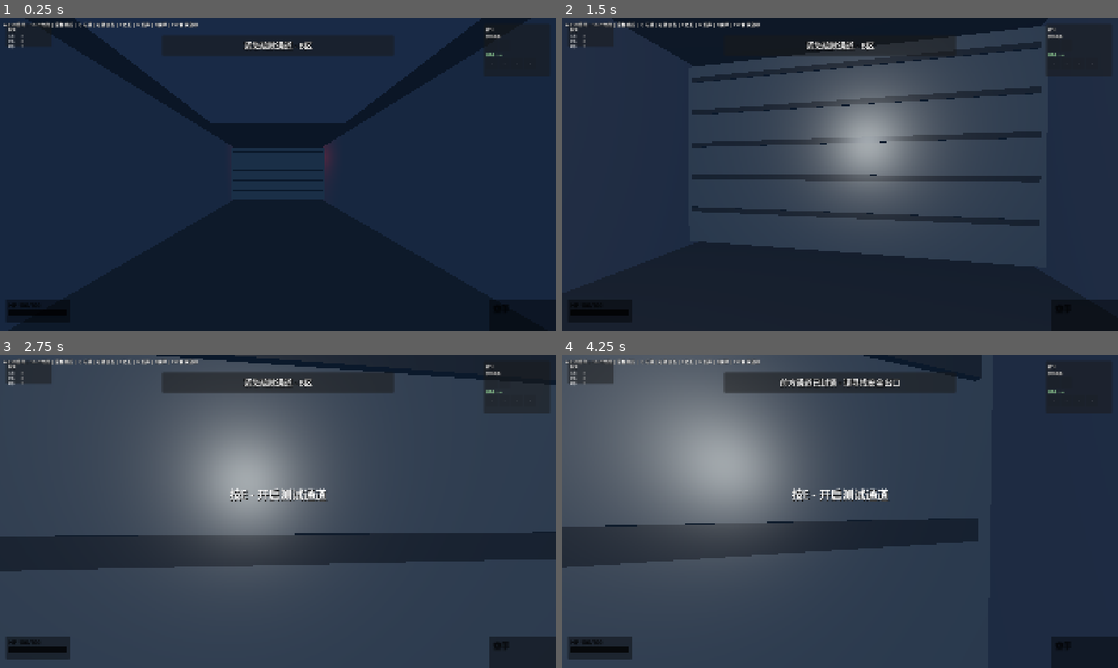
Above: before the commit, frames 1-4 (two rows, left to right).
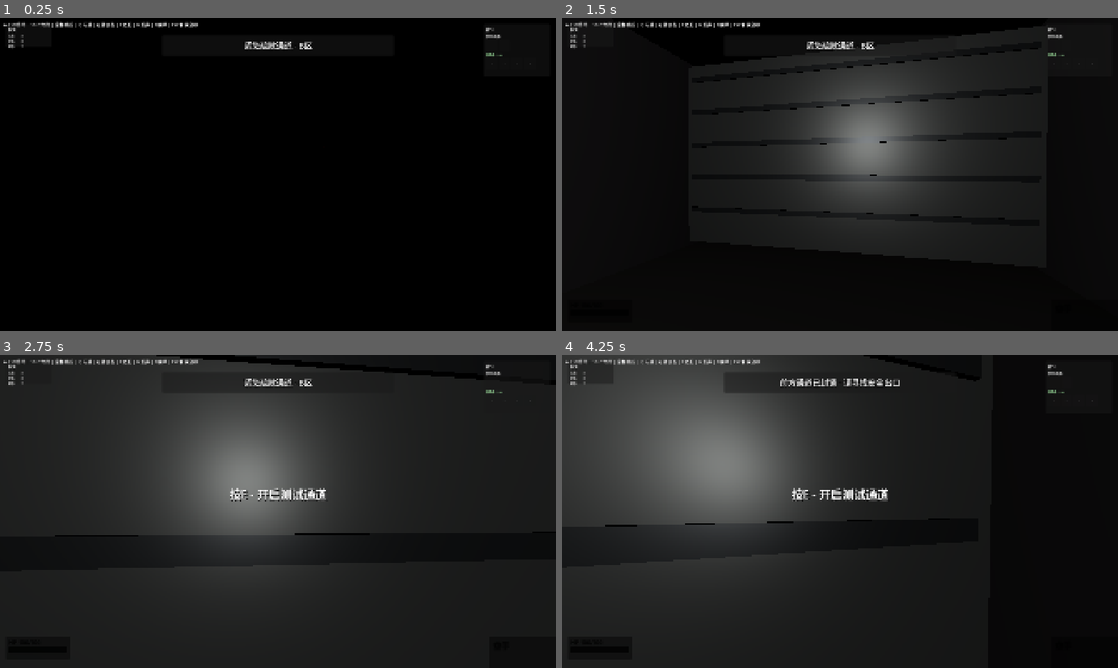
Above: after the commit, the same moments.

Repository: Potatopill98/let-s_go
Game: Godot game, scene res://scenes/level2_corridor.tscn
Same seed, same stepped clock (60 frames per second), same inputs: the game is played once before the commit and once after it. This scene is started directly instead of the project's main scene.
Inputs (mouse positions are in pixels of both pictures, inside the frame that each line leads up to):
- Up to frame 1 (0.25 s): no input
- Up to frame 2 (1.5 s): tap Enter at 0.5 s; move the mouse to (867, 174) at 0.52 s; hold E (interact) 0.53-1.28 s; hold W (move_forward) from 0.53 s (still down); click (867, 174) at 0.67 s; tap Space at 0.77 s; move the mouse to (812, 174) at 1.27 s; tap Q at 1.35 s
- Up to frame 3 (2.75 s): keep holding W (move_forward); tap Space at 1.52, 2 s; move the mouse to (289, 505) at 2.02 s; tap G at 2.1 s
- Up to frame 4 (4.25 s): keep holding W (move_forward); tap Enter at 2.75 s; move the mouse to (834, 517) at 2.77 s; tap 1 at 2.85 s; click (834, 517) at 2.92 s; tap Space at 3.02, 3.77 s; move the mouse to (878, 514) at 3.52 s; tap 2 at 3.6 s

The runs differ from the first frame. In frame 1, 98% of the frame differs, in the area x 0-100%, y 0-100%; in frame 2, 95%; in frame 3, 95%; in frame 4, 96%.

Commit message:
feat: 第二关极暗化 - 纯黑环境+红色警报灯闪烁+每扇门绿色安全通道灯
- 背景纯黑(BG_COLOR)+环境光完全关闭(energy=0, source=COLOR)
- 警报灯加发光灯管mesh(emission红), OmniLight energy 3->1 range 10->6, 灯本身可见但环境极暗
- 门上指引灯白色改红色(energy 0.3), 加入警报灯闪烁数组同步红闪
- 每扇门加绿色'安全通道'发光横条(原仅exit有), 营造安全假象
- 观察窗熄光, 地板警示灯emission 3->0.7
- tonemap_exposure 0.6 防止暗部提亮
- 干净运行0错误

Diff:
--- a/scenes/level2_corridor.gd
+++ b/scenes/level2_corridor.gd
@@ -98,7 +98,7 @@
 	mat_handle.roughness = 0.2
 	mat_window = StandardMaterial3D.new()
 	mat_window.albedo_color = Color(0.2, 0.3, 0.4, 0.7)
-	mat_window.emission_enabled = true
+	mat_window.emission_enabled = false
 	mat_window.emission = Color(0.1, 0.2, 0.3)
 	mat_window.emission_energy_multiplier = 0.5
 	mat_window.transparency = BaseMaterial3D.TRANSPARENCY_ALPHA
@@ -392,15 +392,15 @@
 func _indicator(x: float) -> MeshInstance3D:
 	var m: MeshInstance3D = MeshInstance3D.new()
 	var b: BoxMesh = BoxMesh.new()
-	b.size = Vector3(0.05, 0.15, 0.15)
+	b.size = Vector3(0.08, 0.25, 0.9)
 	var imat: StandardMaterial3D = StandardMaterial3D.new()
 	imat.albedo_color = Color(0.1, 1.0, 0.2)
 	imat.emission_enabled = true
 	imat.emission = Color(0.1, 1.0, 0.2)
-	imat.emission_energy_multiplier = 2.0
+	imat.emission_energy_multiplier = 5.0
 	b.material = imat
 	m.mesh = b
-	m.position = Vector3(x, 3.5, 0.5)
+	m.position = Vector3(x, 3.75, 0.5)
 	return m
 
 func _on_door_enter(body: Node, area: Area3D) -> void:
@@ -547,24 +547,48 @@
 func build_alarm_system() -> void:
 	var we: WorldEnvironment = WorldEnvironment.new()
 	var env: Environment = Environment.new()
-	env.ambient_light_color = Color(0.03, 0.03, 0.04)
-	env.ambient_light_energy = 0.04
+	env.background_mode = Environment.BG_COLOR
+	env.background_color = Color(0, 0, 0)
+	env.ambient_light_source = Environment.AMBIENT_SOURCE_COLOR
+	env.ambient_light_color = Color(0, 0, 0)
+	env.ambient_light_energy = 0.0
+	env.tonemap_exposure = 0.6
 	we.environment = env
 	add_child(we)
 	var z: float = 25.0
 	while z < MAIN_END - 10.0:
 		var ll: OmniLight3D = OmniLight3D.new()
 		ll.light_color = Color(1.0, 0.1, 0.1)
-		ll.light_energy = 3.0
-		ll.omni_range = 10.0
+		ll.light_energy = 1.0
+		ll.omni_range = 6.0
 		ll.position = Vector3(-HALF_W + 0.5, CORRIDOR_HEIGHT - 0.4, z)
+		var ll_bulb: MeshInstance3D = MeshInstance3D.new()
+		var ll_box: BoxMesh = BoxMesh.new()
+		ll_box.size = Vector3(0.15, 0.15, 0.6)
+		var ll_mat: StandardMaterial3D = StandardMaterial3D.new()
+		ll_mat.emission_enabled = true
+		ll_mat.emission = Color(1.0, 0.1, 0.1)
+		ll_mat.emission_energy_multiplier = 4.0
+		ll_box.material = ll_mat
+		ll_bulb.mesh = ll_box
+		ll.add_child(ll_bulb)
 		add_child(ll)
 		alarm_lights.append(ll)
 		var lr: OmniLight3D = OmniLight3D.new()
 		lr.light_color = Color(1.0, 0.1, 0.1)
-		lr.light_energy = 3.0
-		lr.omni_range = 10.0
+		lr.light_energy = 1.0
+		lr.omni_range = 6.0
 		lr.position = Vector3(HALF_W - 0.5, CORRIDOR_HEIGHT - 0.4, z)
+		var lr_bulb: MeshInstance3D = MeshInstance3D.new()
+		var lr_box: BoxMesh = BoxMesh.new()
+		lr_box.size = Vector3(0.15, 0.15, 0.6)
+		var lr_mat: StandardMaterial3D = StandardMaterial3D.new()
+		lr_mat.emission_enabled = true
+		lr_mat.emission = Color(1.0, 0.1, 0.1)
+		lr_mat.emission_energy_multiplier = 4.0
+		lr_box.material = lr_mat
+		lr_bulb.mesh = lr_box
+		lr.add_child(lr_bulb)
 		add_child(lr)
 		alarm_lights.append(lr)
 		_build_floor_light(-2.5, z)
@@ -579,7 +603,7 @@
 	fm.albedo_color = Color(1.0, 0.3, 0.1)
 	fm.emission_enabled = true
 	fm.emission = Color(1.0, 0.2, 0.05)
-	fm.emission_energy_multiplier = 3.0
+	fm.emission_energy_multiplier = 0.7
 	b.material = fm
 	m.mesh = b
 	m.position = Vector3(x, 0.03, z + 10.0)
Binary file added: shots/pitch_black_far.png
Binary file added: shots/pitch_black_near.png
